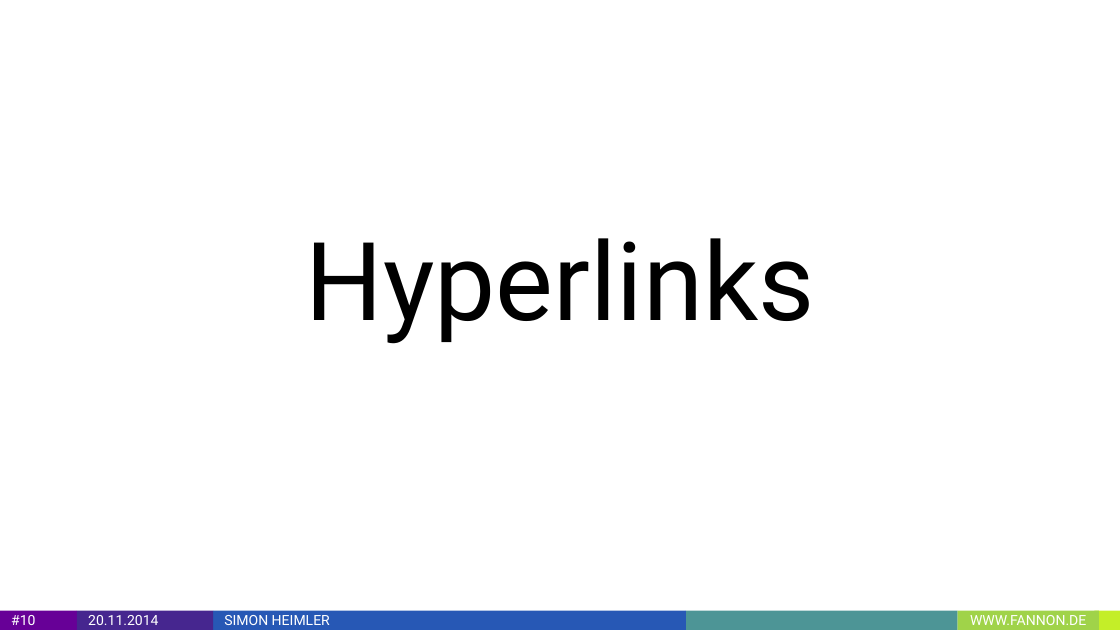
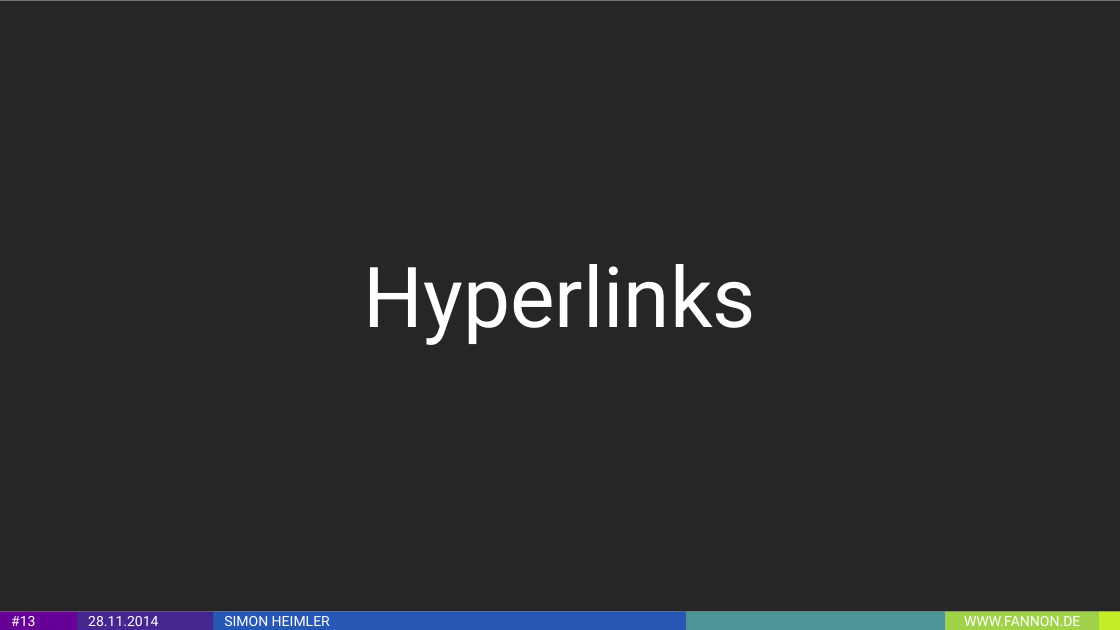
Before and after one commit to Fannon/SemanticWebParadigmen, a slide deck: slide 13 of Semantic Web Paradigmen PPT.pptx (slide 10 before the commit). Drawn at 1120x630 pixels with LibreOffice and Linux fonts; fonts in the diff are those of the drawing. Boxes give left, top, right and bottom in pixels: in the first picture for what was removed or moved away, otherwise in the second. Text is boxed around its words. In the diff, an @@ line names an element or a change of style, - is before the commit and + after.

```diff
--- a/Semantic Web Paradigmen PPT.pptx
+++ b/Semantic Web Paradigmen PPT.pptx
@@ rectangle added at [0,0,1120,612], fill #262626 @@
@@ title "Hyperlinks": place and size @@
-title "Hyperlinks" at [305,238,814,344]
+title "Hyperlinks" at [363,264,756,345]
@@ title "Hyperlinks" at [363,264,756,345]: size 70 to 54 pt, text colour #000000 to #FFFFFF @@
@@ page number removed at [0,610,77,629] @@
-#10
@@ page number added at [0,612,77,630], fill #670097, 9 pt, text #FFFFFF @@
+#13
@@ text in rectangle at [88,616,158,626]: text changed @@
-20.11.2014
+28.11.2014
@@ rectangle: place and size @@
-rectangle at [685,610,956,629]
+rectangle at [685,612,945,630]
@@ rectangle "WWW.FANNON.DE": place and size @@
-rectangle "WWW.FANNON.DE" at [958,610,1099,629]
+rectangle "WWW.FANNON.DE" at [945,612,1099,630]
```
Also in this commit, not shown: 8 other slides changed, 21 slides added, 4 slides removed, 2 other files.
